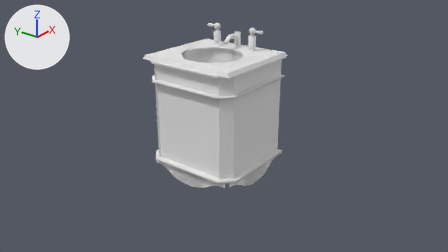
What one commit did to the Blender file Assets/models/floor_2/bathroom_e/sink.blend.
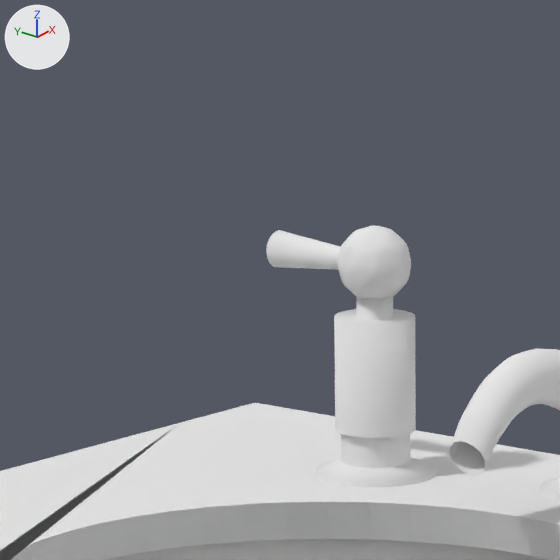
The first picture shows the older version from the file's camera 'Camera'. The close-ups show both versions on the part from 41% to 52% of the width and 1% to 21% of the height of that picture; other places that the commit changed are outside them. The lights are fixed; the arrows at upper left show +X, +Y and +Z.

Script lines for the objects in view, before the commit:
```python
ob_handle_s_001 = bpy.data.objects.new('handle_s.001', me_cylinder_016)
ob_handle_s_001.location = (0.8, 0.68, 3.45)
ob_handle_s_001.rotation_euler = (-3.142, 1.571, -1.571)  # degrees (-180, 90, -90)
ob_handle_s_001.scale = (0.0392, 0.0392, 0.0784)
ob_pipe_connector_s_001 = bpy.data.objects.new('pipe_connector_s.001', me_cylinder_018)
ob_pipe_connector_s_001.parent = ob_handle_s_001
ob_pipe_connector_s_001.location = (1.059, 0.348, 3.203)
ob_pipe_connector_s_001.rotation_euler = (0.0, 0.0, -0.262)  # degrees (0, 0, -15)
ob_pipe_connector_s_001.scale = (0.0825, 0.0825, 0.116)
ob_top = bpy.data.objects.new('top', me_mesh)
ob_top.parent = ob_sink
ob_top.location = (-2.0, 3.25, 3.0)
ob_top.rotation_euler = (0.0, 0.0, 1.571)  # degrees (0, 0, 90)
ob_top.scale = (0.875, 0.875, 0.716)
# also in view: 'handle_pipe_n.001' at (0.8, 0.49, 3.3); 'spout.001' at (0.74, 0.03, 3.22); 'handle_ball_s.001' at (0.8, 0.49, 3.45); 'washer_s.001' at (0.8, 0.49, 3.01); 'basin' at (0.0, 0.0, 2.46)
```
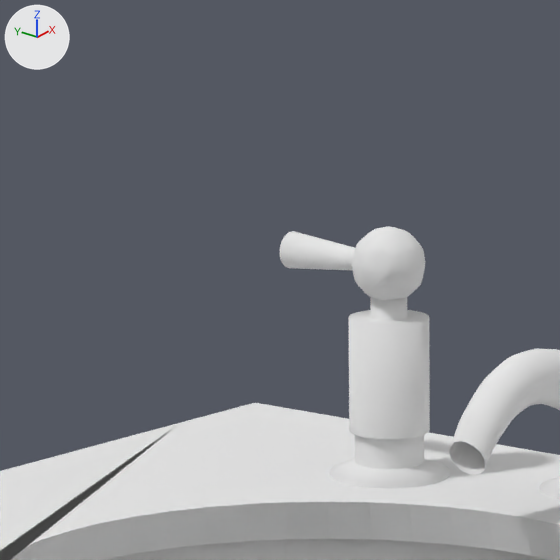
Where the change shows, as pixel boxes (x1, y1, x2, y2) in the close-ups (560 x 560 px):
'pipe_connector_s.001', moved, turned: before (334, 309, 416, 438); after (348, 310, 430, 439)
'handle_ball_s.001', moved: before (338, 226, 411, 299); after (352, 226, 425, 300)
'washer_s.001', moved: before (315, 457, 436, 487); after (329, 458, 450, 488)
'handle_s.001', moved: before (266, 230, 340, 270); after (280, 231, 355, 270)
'pipe_s.001', moved: before (341, 434, 410, 468); after (355, 435, 424, 469)
'handle_pipe_n.001', moved: before (356, 296, 393, 320); after (370, 297, 407, 321)

What the commit changed:
Object 'handle_s.001' (ob_handle_s_001) moves from (0.8, 0.68, 3.45) to (0.81, 0.651, 3.45).
In object 'pipe_connector_s.001' (ob_pipe_connector_s_001), matrix_parent_inverse goes from Matrix(((0.0, -0.000037, -26.67, 91.36), (-26.67, 0.0000179, 0.0, 28.24), (0.0, 13.33, -0.0000186, -7.019), (0.0, 0.0, 0.0, 1.0))) to Matrix(((0.0, -0.0000243, -26.67, 91.36), (26.67, -0.0000199, 0.0, -28.24), (0.0, -13.33, 0.0000123, -5.754), (0.0, 0.0, 0.0, 1.0))).
Object 'pipe_connector_s.001' (ob_pipe_connector_s_001) moves from (1.059, 0.348, 3.203) to (1.059, -0.252, 3.203).
Object 'pipe_connector_s.001' (ob_pipe_connector_s_001) turns from (0, 0, -15) to (0, 0, -90) degrees about x, y and z.
